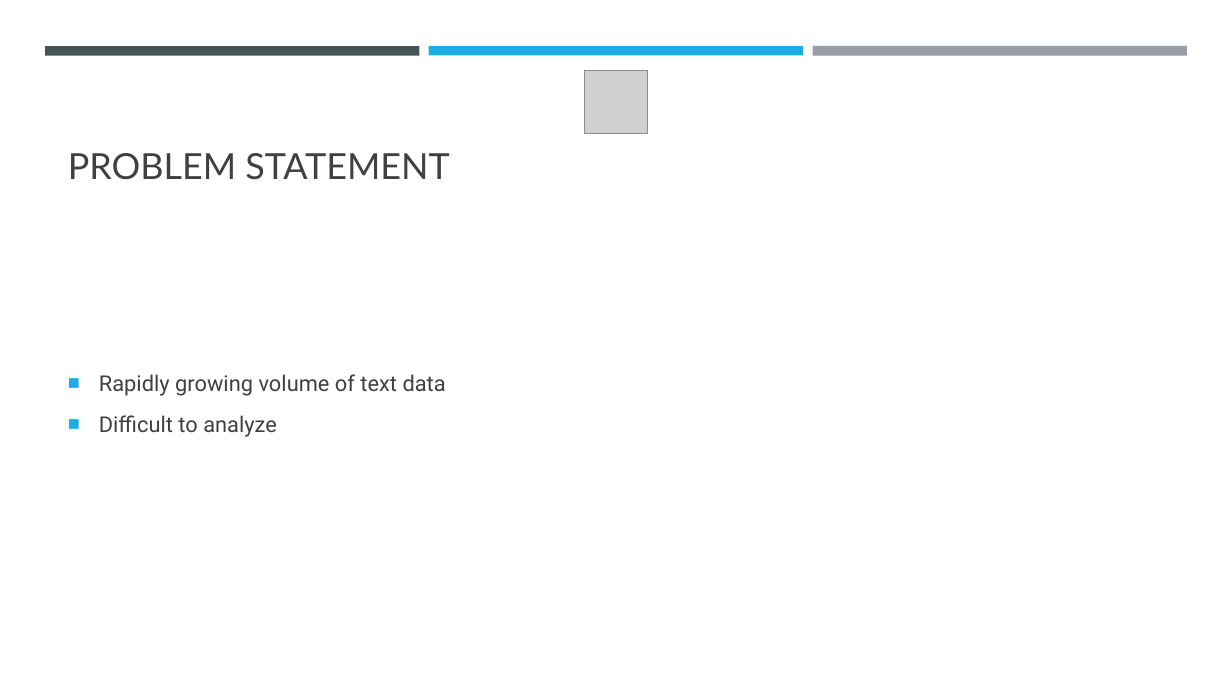
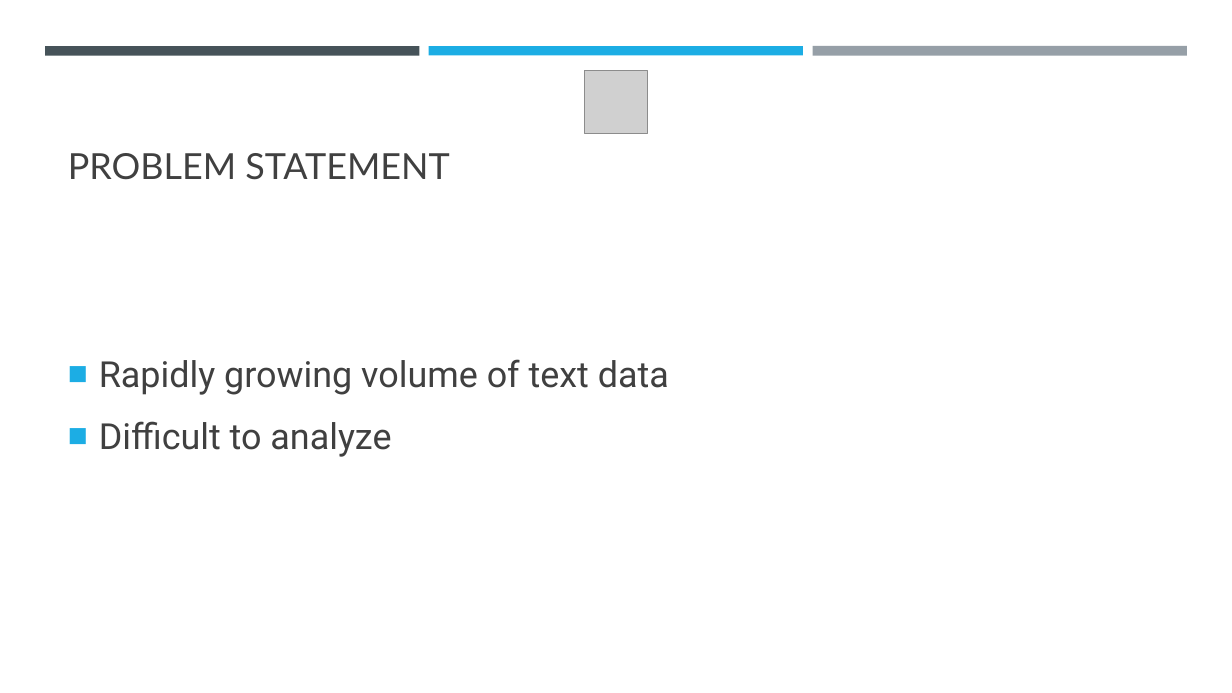
Before and after one commit to Lionslicer-Coding/mod4project, a slide deck: slide 3 of mod4presentation.pptx. Drawn at 1232x693 pixels with LibreOffice and Linux fonts; fonts in the diff are those of the drawing; grey boxes stand for pictures. Boxes give left, top, right and bottom in pixels: in the first picture for what was removed or moved away, otherwise in the second. Text is boxed around its words. In the diff, an @@ line names an element or a change of style, - is before the commit and + after.

```diff
--- a/mod4presentation.pptx
+++ b/mod4presentation.pptx
@@ text "Rapidly growing volume of text ..." at [99, 359, 669, 457]: size 17 to 28 pt; more space between paragraphs @@
```
Also in this commit, not shown: 4 other slides changed, 1 slide added, 2 other files.
